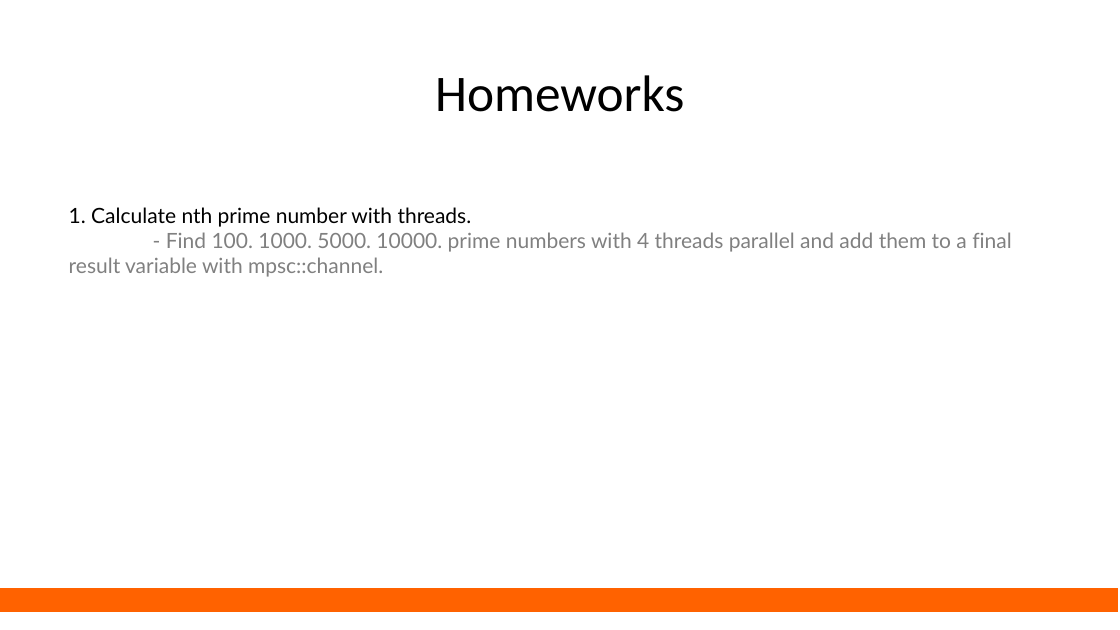
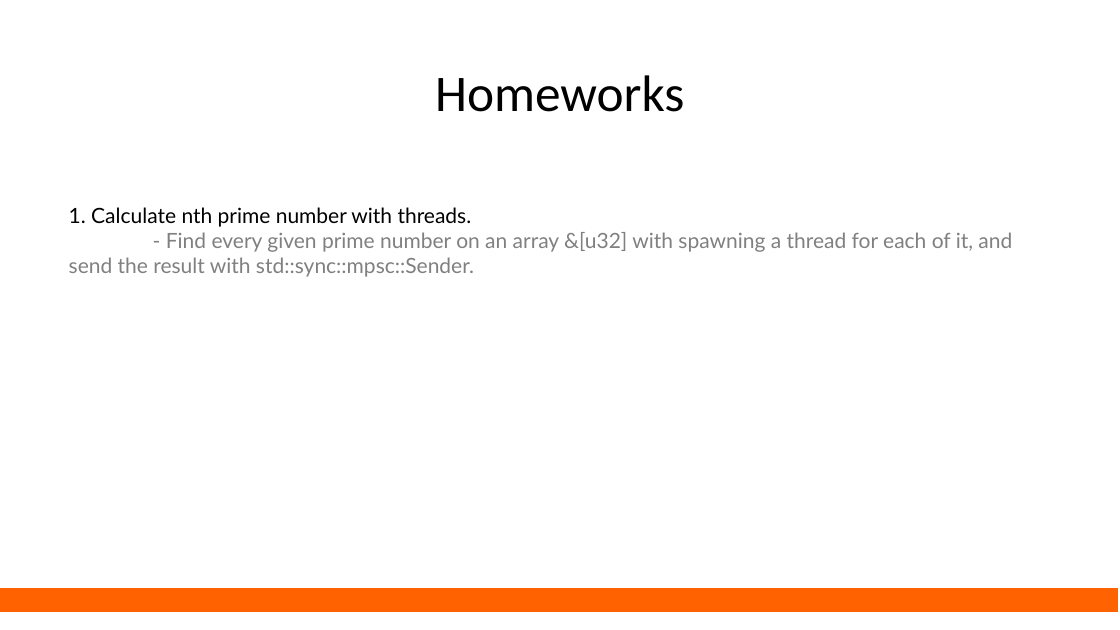
Before and after one commit to DEVxDAO-TR/course-presentations, a slide deck: slide 21 of rust_egitim_5_threads.odp (slide 20 before the commit). Drawn at 1120x630 pixels with LibreOffice and Linux fonts; fonts in the diff are those of the drawing. Boxes give left, top, right and bottom in pixels: in the first picture for what was removed or moved away, otherwise in the second. Text is boxed around its words. In the diff, an @@ line names an element or a change of style, - is before the commit and + after.

```diff
--- a/rust_egitim_5_threads.odp
+++ b/rust_egitim_5_threads.odp
@@ text at [69, 232, 1012, 277]: text changed @@
-- Find 100. 1000. 5000. 10000. prime numbers with 4 threads parallel and add them to a final result variable with mpsc::channel.
+- Find every given prime number on an array &[u32] with spawning a thread for each of it, and send the result with std::sync::mpsc::Sender.
```
Also in this commit, not shown: 1 slide added, 10 other files.
